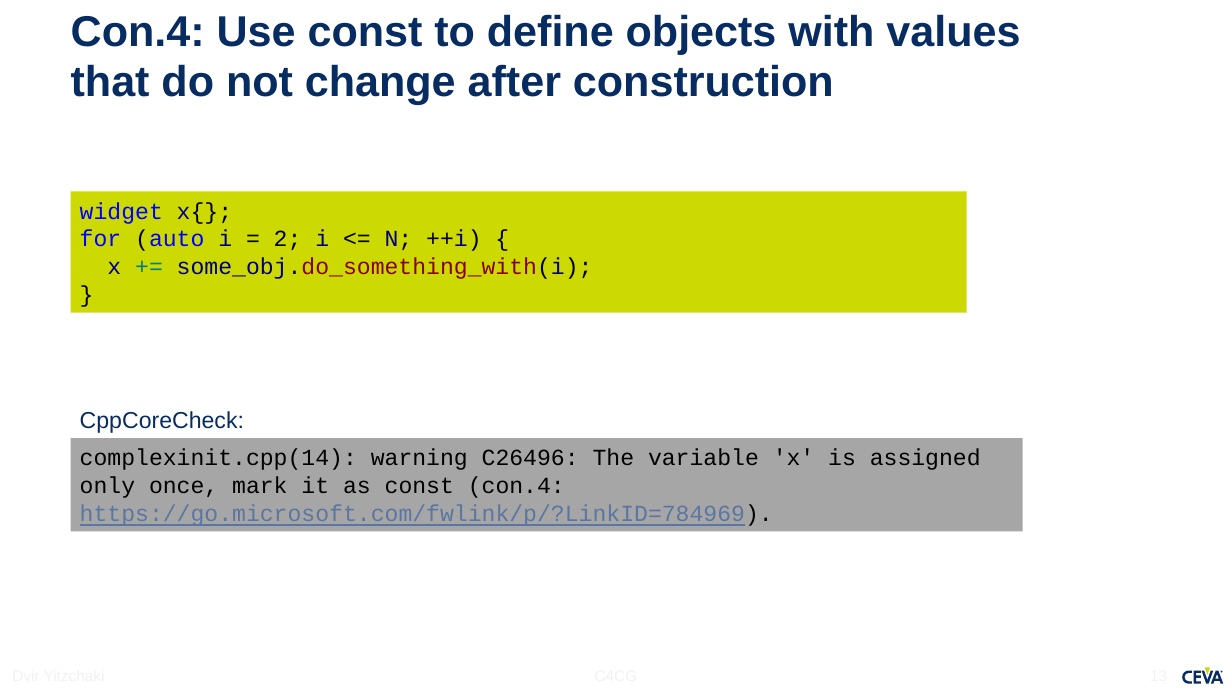
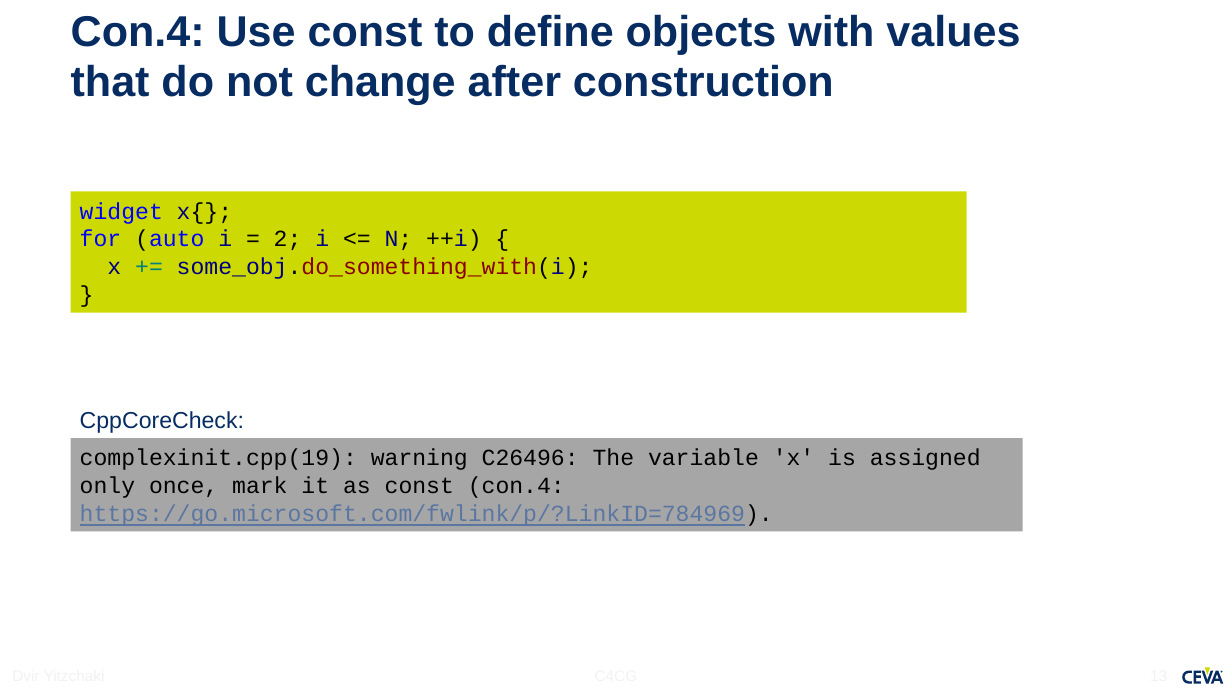
Before and after one commit to dvirtz/CoreCpp, a slide deck: slide 13 of CppCoreGuidelines/C4GC.pptx. Drawn at 1232x693 pixels with LibreOffice and Linux fonts; fonts in the diff are those of the drawing; background and template pictures are left out. Boxes give left, top, right and bottom in pixels: in the first picture for what was removed or moved away, otherwise in the second. Text is boxed around its words. In the diff, an @@ line names an element or a change of style, - is before the commit and + after.

```diff
--- a/CppCoreGuidelines/C4GC.pptx
+++ b/CppCoreGuidelines/C4GC.pptx
@@ text in rectangle at [80,449,981,526]: text changed @@
-complexinit.cpp(14): warning C26496: The variable 'x' is assigned only once, mark it as const (con.4: https://go.microsoft.com/fwlink/p/?LinkID=784969).
+complexinit.cpp(19): warning C26496: The variable 'x' is assigned only once, mark it as const (con.4: https://go.microsoft.com/fwlink/p/?LinkID=784969).
```
Also in this commit, not shown: 6 other slides changed, 3 other files.
